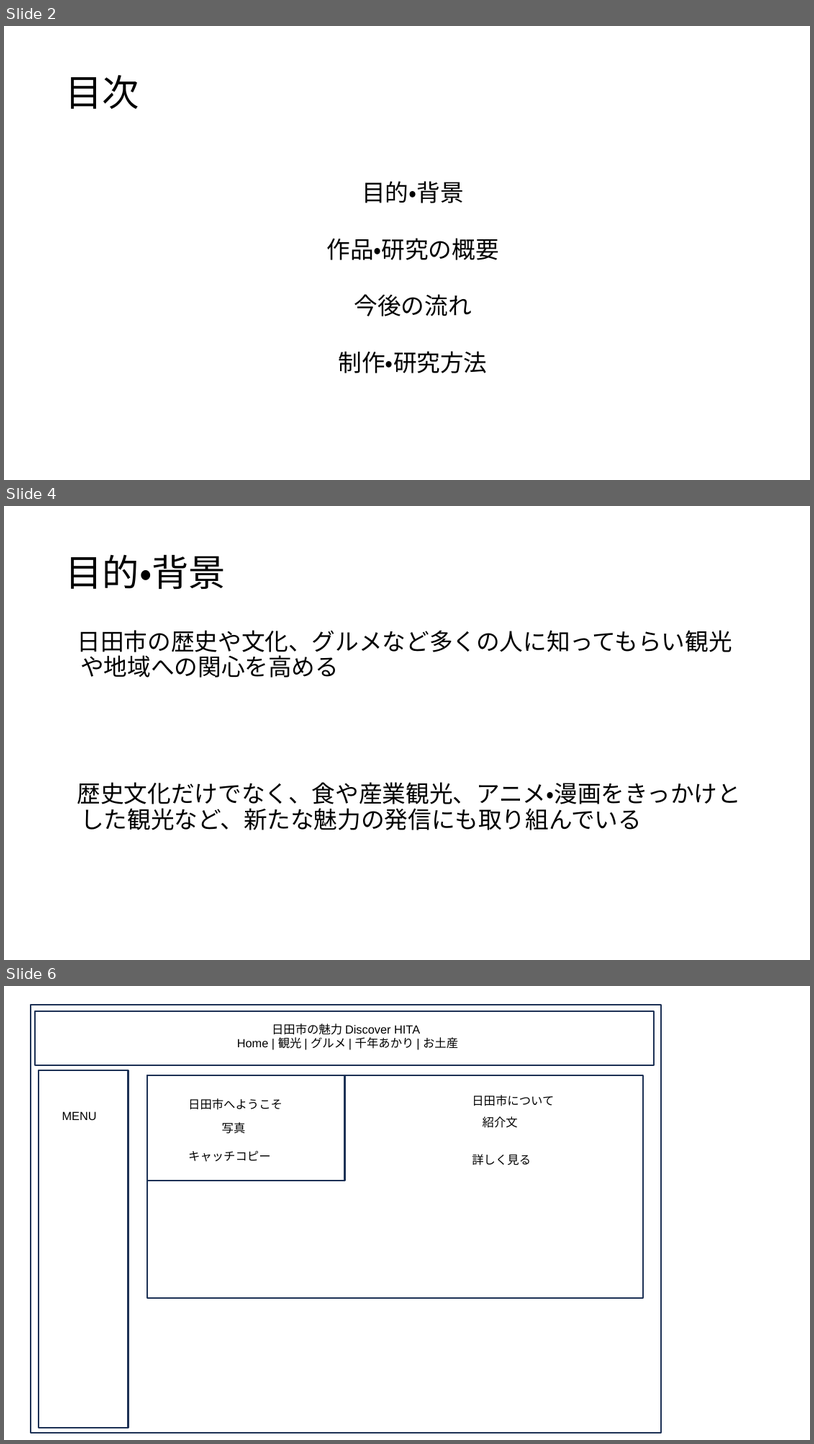
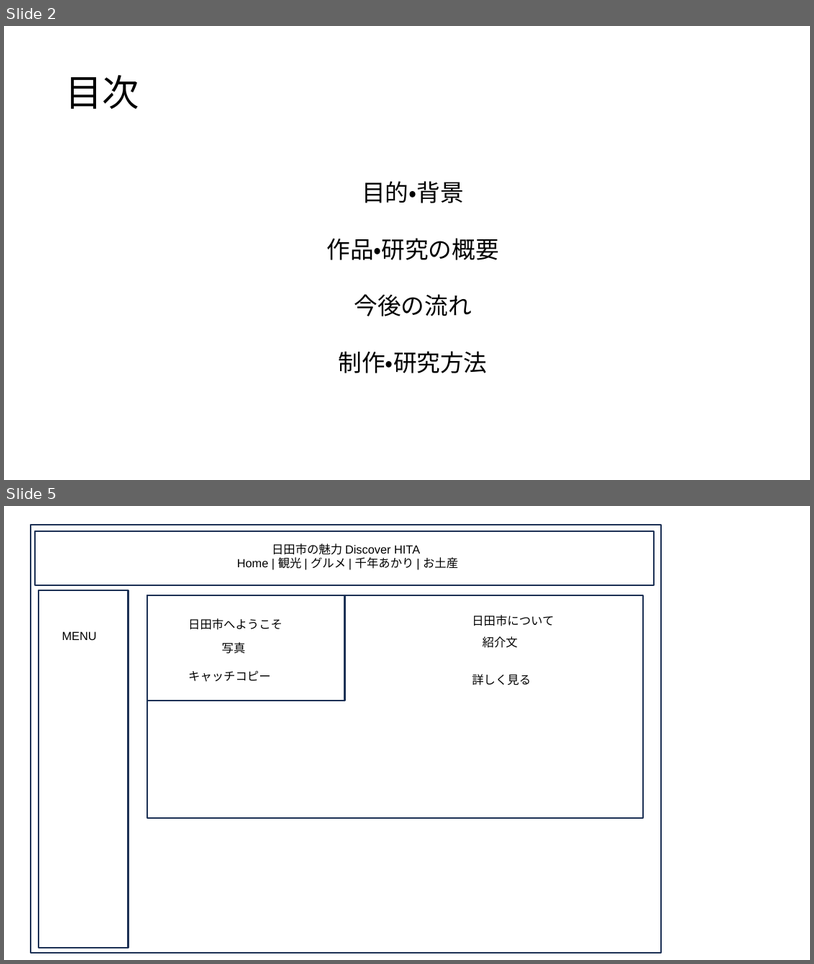
Before and after one commit to ckg25023-cpu/zemi, a slide deck: 卒業制作 テーマ・中間発表.pptx. Shown one above the other, each under a label of ours: slides 2, 4 and 6 before the commit, slides 2 and 5 after it; the slides between them are not shown. The pictures are 814x1444 and 814x964 pixels, drawn with LibreOffice and Linux fonts; fonts in the diff are those of the drawing. Boxes give left, top, right and bottom in pixels: in the first picture for what was removed or moved away, otherwise in the second. Text is boxed around its words. In the diff, an @@ line names an element or a change of style, - is before the commit and + after.

```diff
--- a/卒業制作 テーマ・中間発表.pptx
+++ b/卒業制作 テーマ・中間発表.pptx
@@ slide 4 removed at <box>4,506,810,960</box>, background #FFFFFF @@
@@ title removed at <box>65,554,226,589</box> @@
-目的・背景
@@ text removed at <box>77,630,742,830</box> @@
-日田市の歴史や文化、グルメなど多くの人に知ってもらい観光や地域への関心を高める
-歴史文化だけでなく、食や産業観光、アニメ・漫画をきっかけとした観光など、新たな魅力の発信にも取り組んでいる
@@ what was slide 6 is now slide 5 @@
```
Also in this commit, not shown: 2 slides changed, 2 other files.
